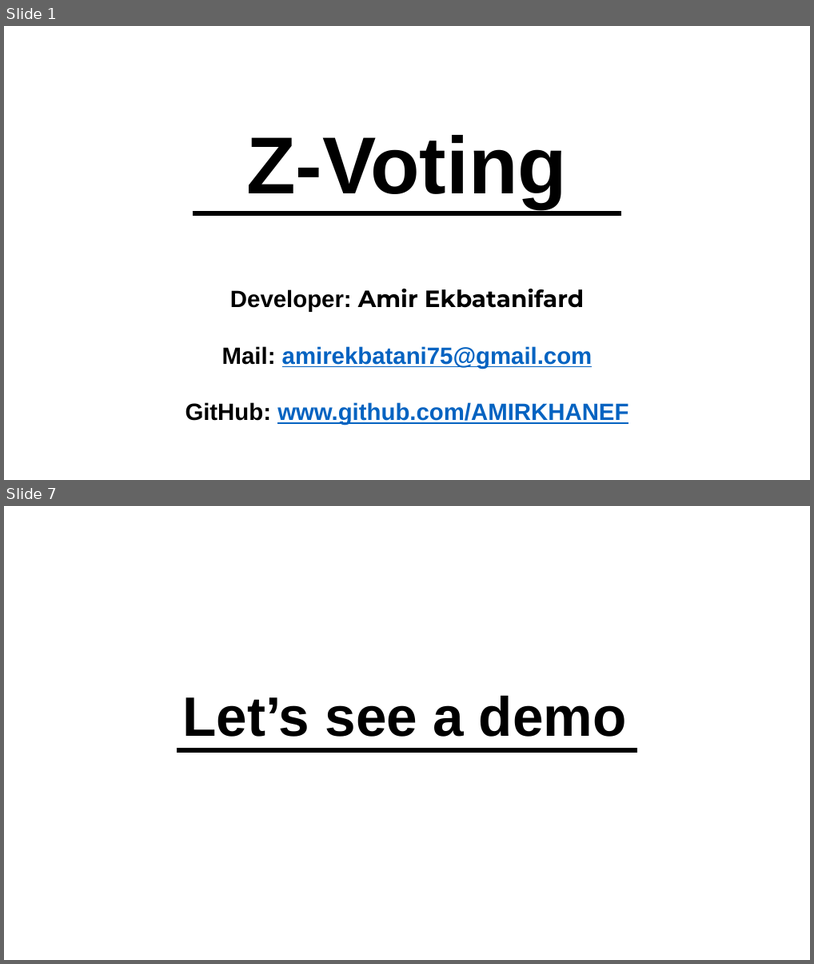
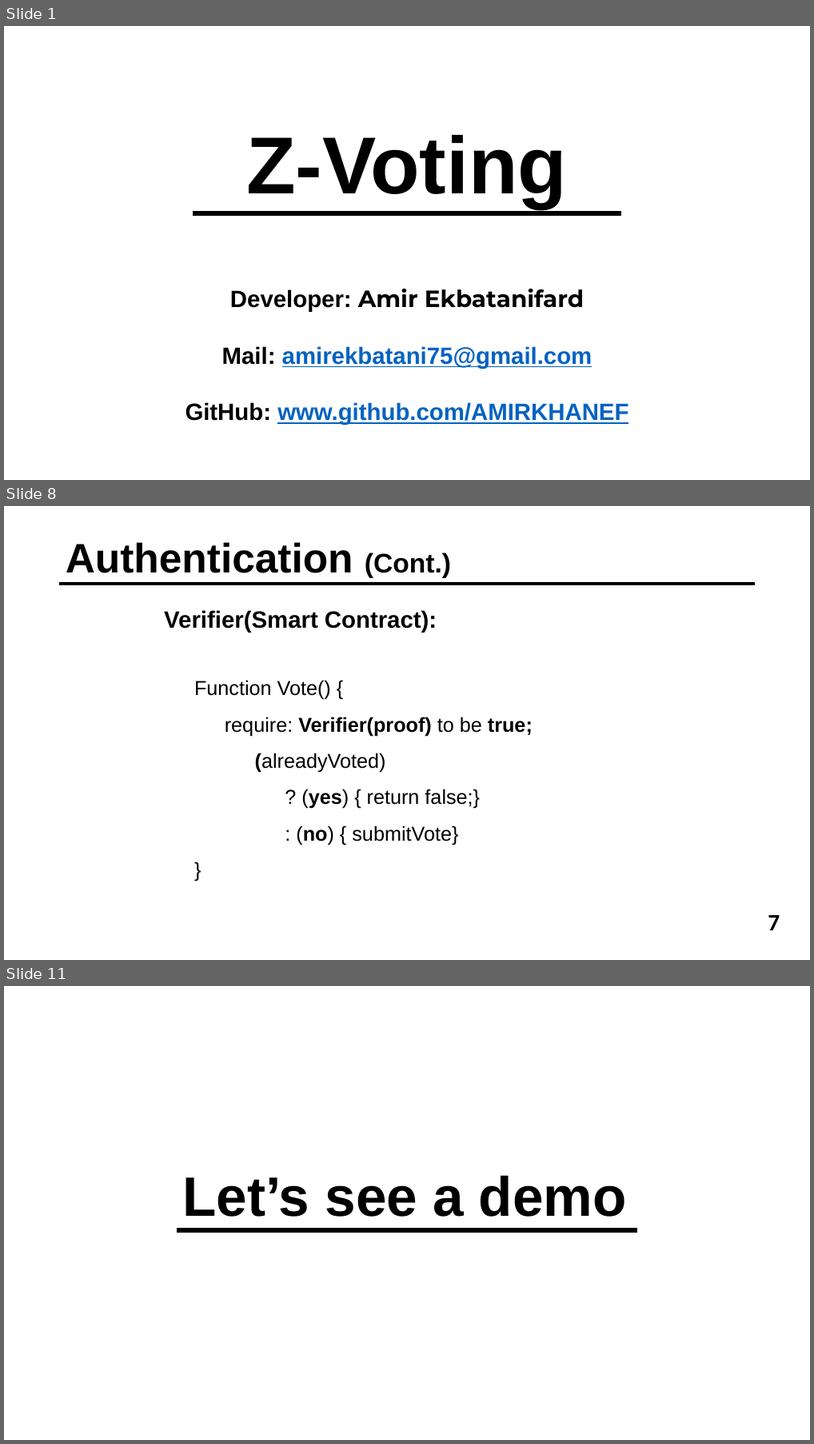
Before and after one commit to AMIRKHANEF/Z-Voting, a slide deck: Z-Voting presentation.pptx. Shown one above the other, each under a label of ours: slides 1 and 7 before the commit, slides 1, 8 and 11 after it; the slides between them are not shown. The pictures are 814x964 and 814x1444 pixels, drawn with LibreOffice and Linux fonts; fonts in the diff are those of the drawing. Boxes give left, top, right and bottom in pixels: in the first picture for what was removed or moved away, otherwise in the second. Text is boxed around its words. In the diff, an @@ line names an element or a change of style, - is before the commit and + after.

```diff
--- a/Z-Voting presentation.pptx
+++ b/Z-Voting presentation.pptx
@@ slide 8 added at (x1=4, y1=506, x2=810, y2=960), background #FFFFFF @@
@@ title added at (x1=66, y1=542, x2=451, y2=578), 49 pt, text #000000, bold @@
+Authentication (Cont.)
@@ line added from (755, 584) to (60, 584), #000000 4.5 pt @@
@@ text added at (x1=164, y1=610, x2=533, y2=845), 24 pt, text #000000 @@
+Verifier(Smart Contract):
+  Function Vote() {
+    require: Verifier(proof) to be true;
+      (alreadyVoted)
+        ? (yes) { return false;}
+        : (no) { submitVote}
+  }
@@ text added at (x1=768, y1=915, x2=780, y2=930), 28 pt, text #000000, bold @@
+7
@@ what was slide 7 is now slide 11 @@
```
Also in this commit, not shown: 3 slides changed, 5 other slides added, 2 slides removed.
